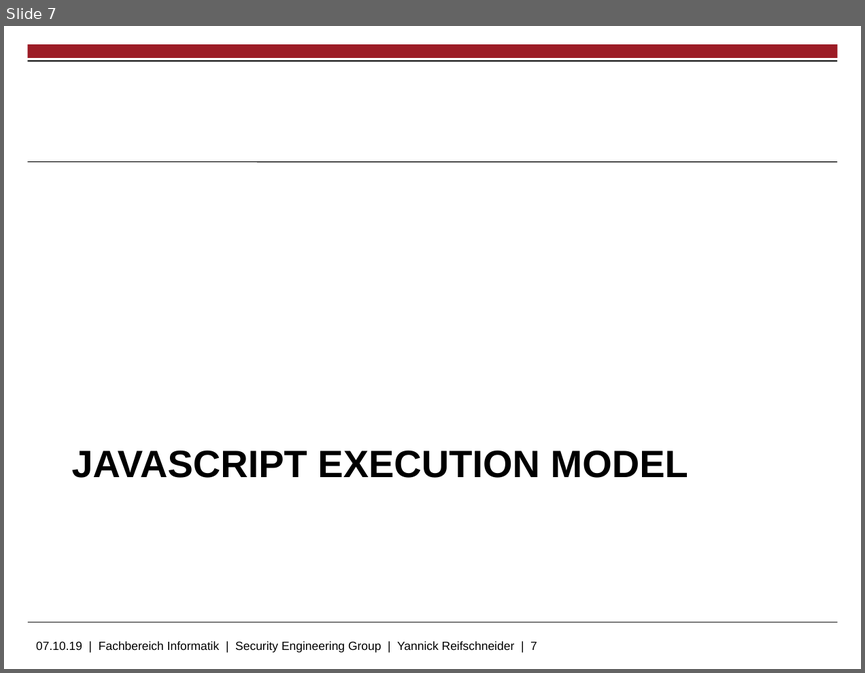
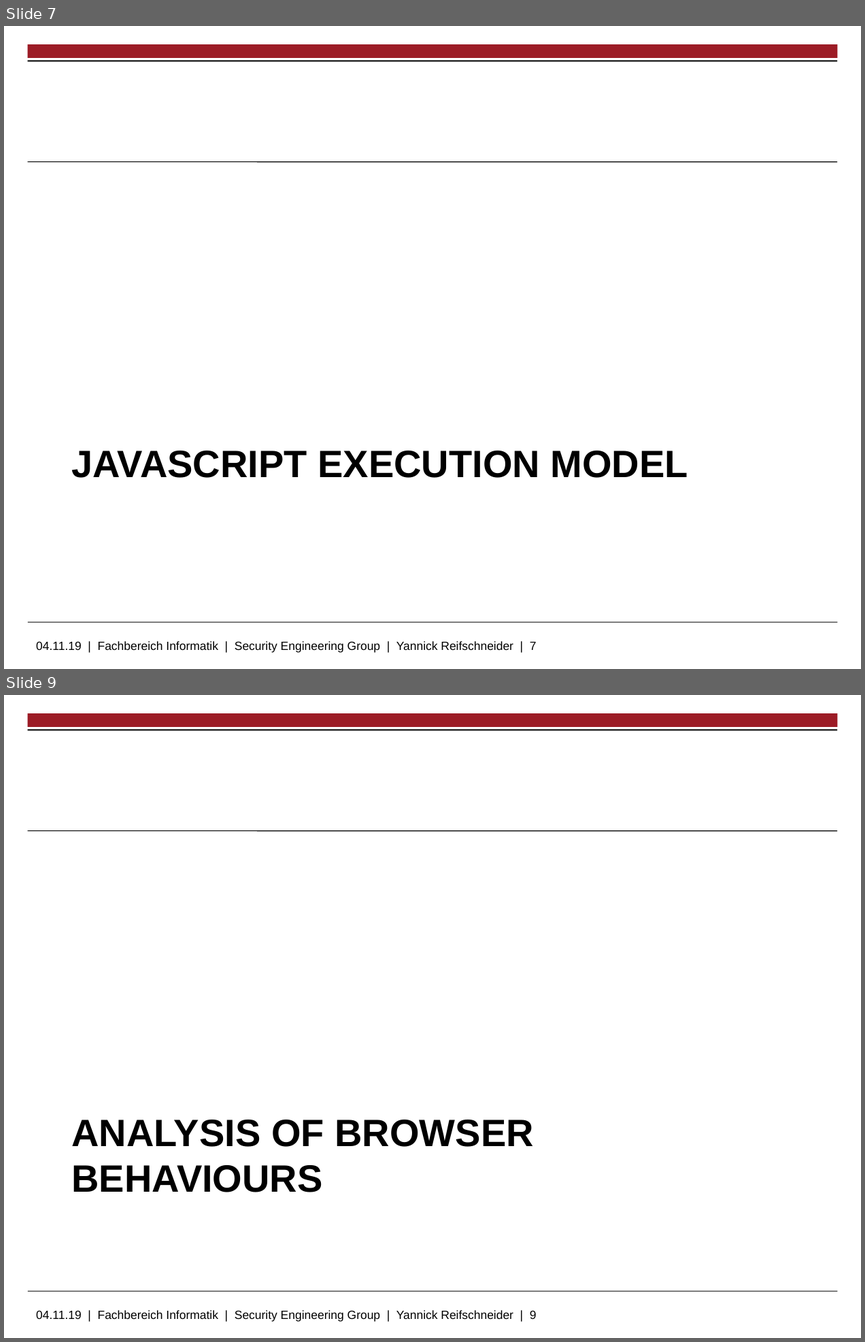
Before and after one commit to skidr0w/background-execution, a slide deck: thesis/slides.pptx. Shown one above the other, each under a label of ours: slide 7 before the commit, slides 7 and 9 after it; the slides between them are not shown. The pictures are 865x673 and 865x1342 pixels, drawn with LibreOffice and Linux fonts; fonts in the diff are those of the drawing; background and template pictures are left out. Boxes give left, top, right and bottom in pixels: in the first picture for what was removed or moved away, otherwise in the second. Text is boxed around its words. In the diff, an @@ line names an element or a change of style, - is before the commit and + after.

```diff
--- a/thesis/slides.pptx
+++ b/thesis/slides.pptx
@@ slide 9 added at [4, 695, 861, 1338], background #FFFFFF; not listed: 5 template elements that a slide beside it also shows @@
@@ title added at [72, 1119, 534, 1192], 32 pt, text #000000, bold @@
+ANALYSIS OF BROWSER BEHAVIOURS
@@ text at [36, 641, 536, 652]: text changed @@
-07.10.19 | Fachbereich Informatik | Security Engineering Group | Yannick Reifschneider | 7
+04.11.19 | Fachbereich Informatik | Security Engineering Group | Yannick Reifschneider | 7
```
Also in this commit, not shown: 2 slides changed, 13 other slides added.
